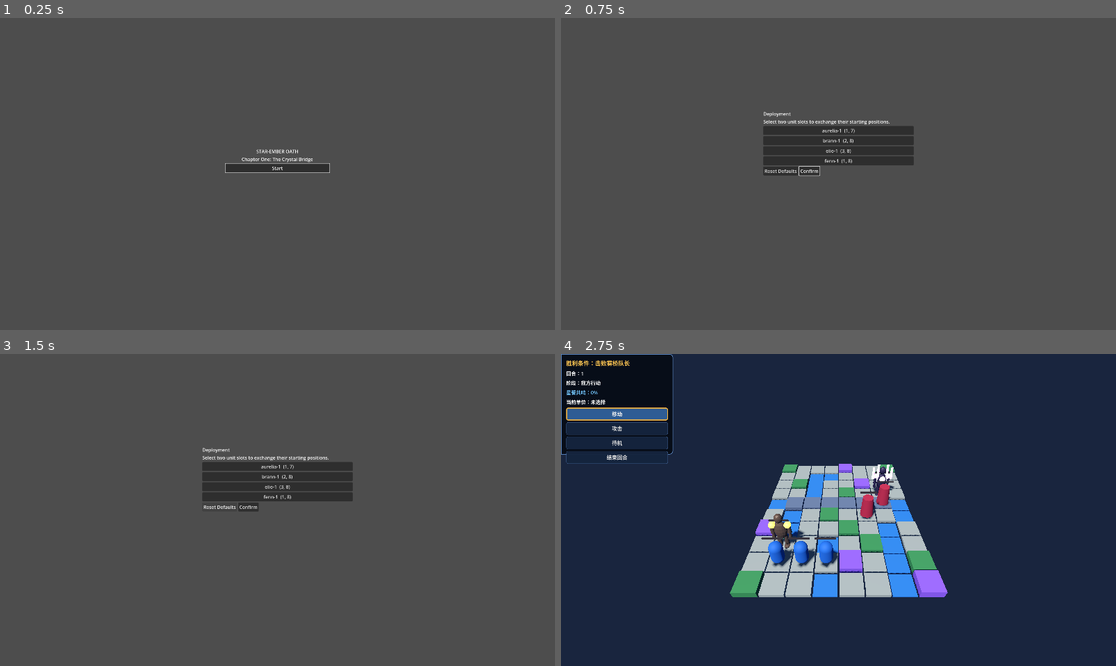
Above: before the commit, frames 1-4 (two rows, left to right).
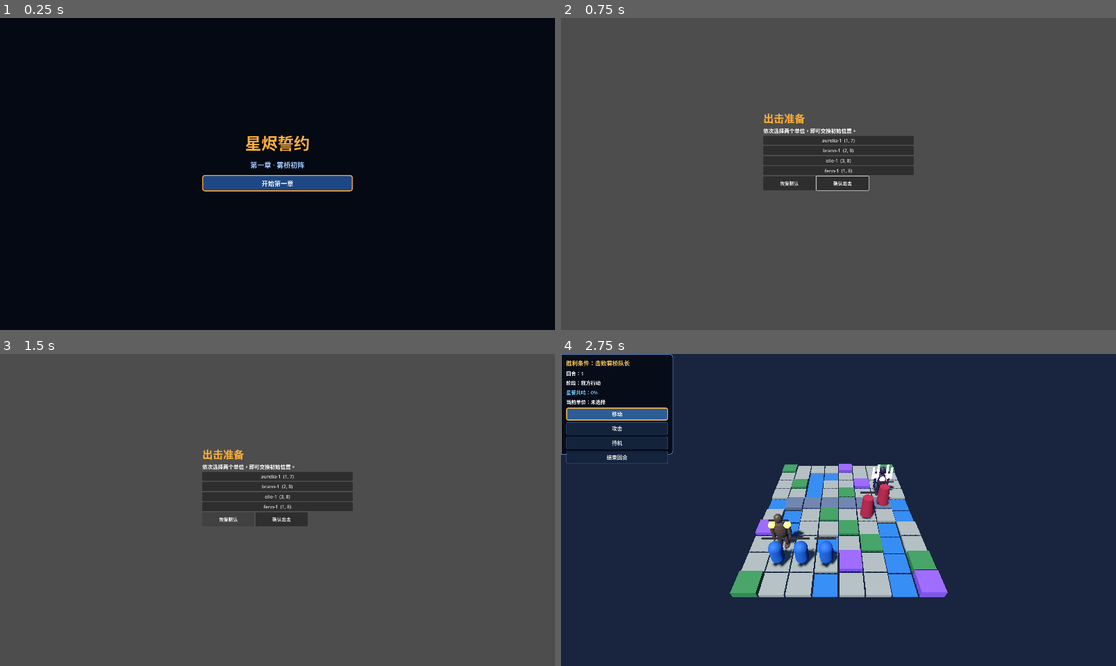
Above: after the commit, the same moments.

Repository: kusobaga233-tech/emblemlike-codex
Game: Godot game, scene res://src/scenes/boot.tscn
The game is run twice, just before and just after one commit, with the same random seed, the same clock (stepped at 60 frames per second) and the same inputs.
Inputs:
- Up to frame 1 (0.25 s): no input
- Up to frame 2 (0.75 s): click "Start" (after the commit: "开始第一章") at 0.5 s
- Up to frame 3 (1.5 s): click "Reset Defaults" (after the commit: "恢复默认") at 1.25 s
- Up to frame 4 (2.75 s): click "Confirm" (after the commit: "确认出击") at 2 s

The runs differ from the first frame. In frame 1, 100% of the frame differs, in the area x 0-100%, y 0-100%; in frame 2, 2.5%; in frame 3, 2.1%; in frame 4, nothing differs.

Commit message:
feat: add localized production title and deployment UI

Diff:
--- a/src/scenes/deployment/deployment.tscn
+++ b/src/scenes/deployment/deployment.tscn
@@ -27,11 +27,14 @@
 
 [node name="Heading" type="Label" parent="Layout"]
 layout_mode = 2
-text = "Deployment"
+theme_override_colors/font_color = Color(1, 0.69, 0.22, 1)
+theme_override_font_sizes/font_size = 36
+text = "出击准备"
 
 [node name="Instructions" type="Label" parent="Layout"]
 layout_mode = 2
-text = "Select two unit slots to exchange their starting positions."
+theme_override_font_sizes/font_size = 18
+text = "依次选择两个单位，即可交换初始位置。"
 
 [node name="UnitCards" type="VBoxContainer" parent="Layout"]
 layout_mode = 2
@@ -41,8 +44,10 @@
 
 [node name="Reset" type="Button" parent="Layout/Actions"]
 layout_mode = 2
-text = "Reset Defaults"
+custom_minimum_size = Vector2(180, 48)
+text = "恢复默认"
 
 [node name="Confirm" type="Button" parent="Layout/Actions"]
 layout_mode = 2
-text = "Confirm"
+custom_minimum_size = Vector2(180, 48)
+text = "确认出击"
--- a/src/scenes/title/title.tscn
+++ b/src/scenes/title/title.tscn
@@ -1,6 +1,21 @@
-[gd_scene load_steps=2 format=3]
+[gd_scene load_steps=4 format=3]
 
 [ext_resource path="res://src/scenes/title/title.gd" type="Script" id="1"]
+
+[sub_resource type="StyleBoxFlat" id="Style_title_bg"]
+bg_color = Color(0.018, 0.035, 0.075, 1)
+
+[sub_resource type="StyleBoxFlat" id="Style_start"]
+bg_color = Color(0.12, 0.28, 0.52, 0.98)
+border_width_left = 3
+border_width_top = 3
+border_width_right = 3
+border_width_bottom = 3
+border_color = Color(1, 0.66, 0.18, 1)
+corner_radius_top_left = 8
+corner_radius_top_right = 8
+corner_radius_bottom_right = 8
+corner_radius_bottom_left = 8
 
 [node name="Title" type="Control"]
 layout_mode = 3
@@ -11,6 +26,16 @@
 grow_vertical = 2
 script = ExtResource("1")
 
+[node name="Background" type="Panel" parent="."]
+layout_mode = 1
+anchors_preset = 15
+anchor_right = 1.0
+anchor_bottom = 1.0
+grow_horizontal = 2
+grow_vertical = 2
+mouse_filter = 2
+theme_override_styles/panel = SubResource("Style_title_bg")
+
 [node name="Layout" type="VBoxContainer" parent="."]
 layout_mode = 1
 anchors_preset = 8
@@ -18,23 +43,32 @@
 anchor_top = 0.5
 anchor_right = 0.5
 anchor_bottom = 0.5
-offset_left = -180.0
-offset_top = -90.0
-offset_right = 180.0
-offset_bottom = 90.0
+offset_left = -260.0
+offset_top = -150.0
+offset_right = 260.0
+offset_bottom = 150.0
 grow_horizontal = 2
 grow_vertical = 2
+theme_override_constants/separation = 18
 
 [node name="Title" type="Label" parent="Layout"]
 layout_mode = 2
-text = "STAR-EMBER OATH"
+theme_override_colors/font_color = Color(1, 0.69, 0.22, 1)
+theme_override_font_sizes/font_size = 56
+text = "星烬誓约"
 horizontal_alignment = 1
 
 [node name="Subtitle" type="Label" parent="Layout"]
 layout_mode = 2
-text = "Chapter One: The Crystal Bridge"
+theme_override_colors/font_color = Color(0.62, 0.78, 1, 1)
+theme_override_font_sizes/font_size = 24
+text = "第一章 · 雾桥初阵"
 horizontal_alignment = 1
 
 [node name="Start" type="Button" parent="Layout"]
 layout_mode = 2
-text = "Start"
+custom_minimum_size = Vector2(0, 56)
+theme_override_font_sizes/font_size = 22
+theme_override_styles/normal = SubResource("Style_start")
+theme_override_styles/focus = SubResource("Style_start")
+text = "开始第一章"
--- a/tests/test_scene_flow.gd
+++ b/tests/test_scene_flow.gd
@@ -23,6 +23,8 @@
 	await (Engine.get_main_loop() as SceneTree).process_frame
 	assert_true(title.get_node_or_null("Layout/Title") is Label, "Title has its heading")
 	assert_true(title.get_node_or_null("Layout/Start") is Button, "Title has its start button")
+	assert_equal(title.get_node("Layout/Title").text, "星烬誓约", "Title uses the approved Chinese product name")
+	assert_equal(title.get_node("Layout/Start").text, "开始第一章", "Title start action is localized")
 	var requests: Array = []
 	title.start_pressed.connect(func(path: String): requests.append(path))
 	Input.parse_input_event(_key_event(KEY_ENTER))
@@ -41,6 +43,7 @@
 	_add(deployment)
 	await (Engine.get_main_loop() as SceneTree).process_frame
 	assert_equal(deployment.get_node("Layout/UnitCards").get_child_count(), 4, "Deployment shows four player cards")
+	assert_equal(deployment.get_node("Layout/Heading").text, "出击准备", "Deployment heading is localized")
 	var default_focus := deployment.get_viewport().gui_get_focus_owner()
 	assert_equal(default_focus, deployment.get_node("Layout/Actions/Confirm"), "Deployment confirm owns default focus")
 	Input.parse_input_event(_key_event(KEY_TAB))
